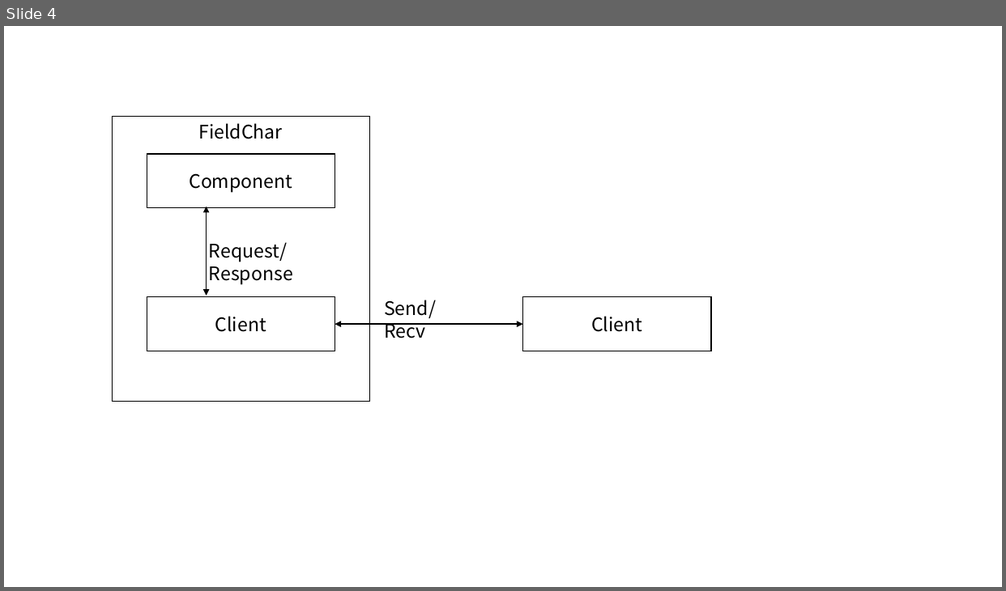
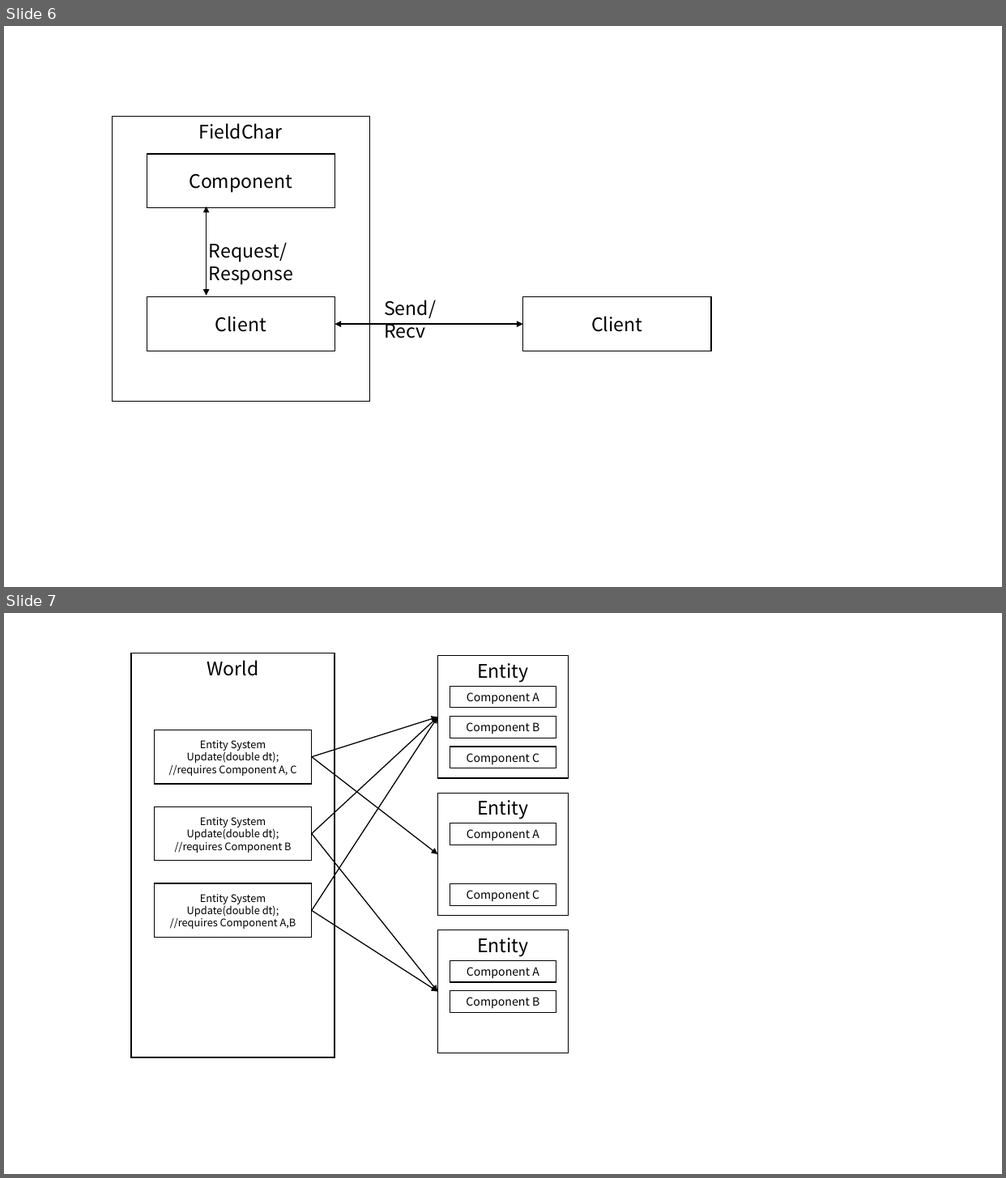
Before and after one commit to KeeJuneLim/Portfolio, a slide deck: 프레젠테이션1.pptx. Shown one above the other, each under a label of ours: slide 4 before the commit, slides 6 and 7 after it. The pictures are 1006x591 and 1006x1178 pixels, drawn with LibreOffice and Linux fonts; fonts in the diff are those of the drawing. Boxes give left, top, right and bottom in pixels: in the first picture for what was removed or moved away, otherwise in the second. Text is boxed around its words. In the diff, an @@ line names an element or a change of style, - is before the commit and + after.

```diff
--- a/프레젠테이션1.pptx
+++ b/프레젠테이션1.pptx
@@ slide 7 added at bbox=[4, 613, 1002, 1174], background #FFFFFF @@
@@ rectangle added at bbox=[131, 653, 334, 1059], fill #FFFFFF, outline #000000 1 pt, 18 pt, text #000000 @@
+World
@@ rectangle added at bbox=[437, 656, 569, 778], fill #FFFFFF, outline #000000 1 pt, 18 pt, text #000000 @@
+Entity
@@ rectangle added at bbox=[450, 687, 556, 708], fill #FFFFFF, outline #000000 1 pt, 11 pt, text #000000 @@
+Component A
@@ rectangle added at bbox=[154, 730, 312, 784], fill #FFFFFF, outline #000000 1 pt, 10 pt, text #000000 @@
+Entity System
+Update(double dt);
+//requires Component A, C
@@ arrow added from (312, 756) to (437, 717), #000000 1 pt @@
@@ arrow added from (312, 834) to (437, 717), #000000 1 pt @@
@@ arrow added from (312, 911) to (437, 717), #000000 1 pt @@
@@ rectangle added at bbox=[450, 717, 556, 738], fill #FFFFFF, outline #000000 1 pt, 11 pt, text #000000 @@
+Component B
@@ arrow added from (312, 756) to (437, 855), #000000 1 pt @@
@@ rectangle added at bbox=[450, 747, 556, 769], fill #FFFFFF, outline #000000 1 pt, 11 pt, text #000000 @@
+Component C
@@ rectangle added at bbox=[154, 807, 312, 861], fill #FFFFFF, outline #000000 1 pt, 10 pt, text #000000 @@
+Entity System
+Update(double dt);
+//requires Component B
@@ rectangle added at bbox=[437, 794, 569, 916], fill #FFFFFF, outline #000000 1 pt, 18 pt, text #000000 @@
+Entity
@@ rectangle added at bbox=[450, 824, 556, 845], fill #FFFFFF, outline #000000 1 pt, 11 pt, text #000000 @@
+Component A
@@ arrow added from (312, 834) to (437, 992), #000000 1 pt @@
@@ rectangle added at bbox=[154, 884, 312, 938], fill #FFFFFF, outline #000000 1 pt, 10 pt, text #000000 @@
+Entity System
+Update(double dt);
+//requires Component A,B
@@ rectangle added at bbox=[450, 884, 556, 905], fill #FFFFFF, outline #000000 1 pt, 11 pt, text #000000 @@
+Component C
@@ arrow added from (312, 911) to (437, 992), #000000 1 pt @@
@@ rectangle added at bbox=[437, 931, 569, 1053], fill #FFFFFF, outline #000000 1 pt, 18 pt, text #000000 @@
+Entity
@@ rectangle added at bbox=[450, 961, 556, 983], fill #FFFFFF, outline #000000 1 pt, 11 pt, text #000000 @@
+Component A
@@ rectangle added at bbox=[450, 991, 556, 1013], fill #FFFFFF, outline #000000 1 pt, 11 pt, text #000000 @@
+Component B
@@ what was slide 4 is now slide 6 @@
```
Also in this commit, not shown: 7 other slides added, 1 slide removed, 42 other files.
